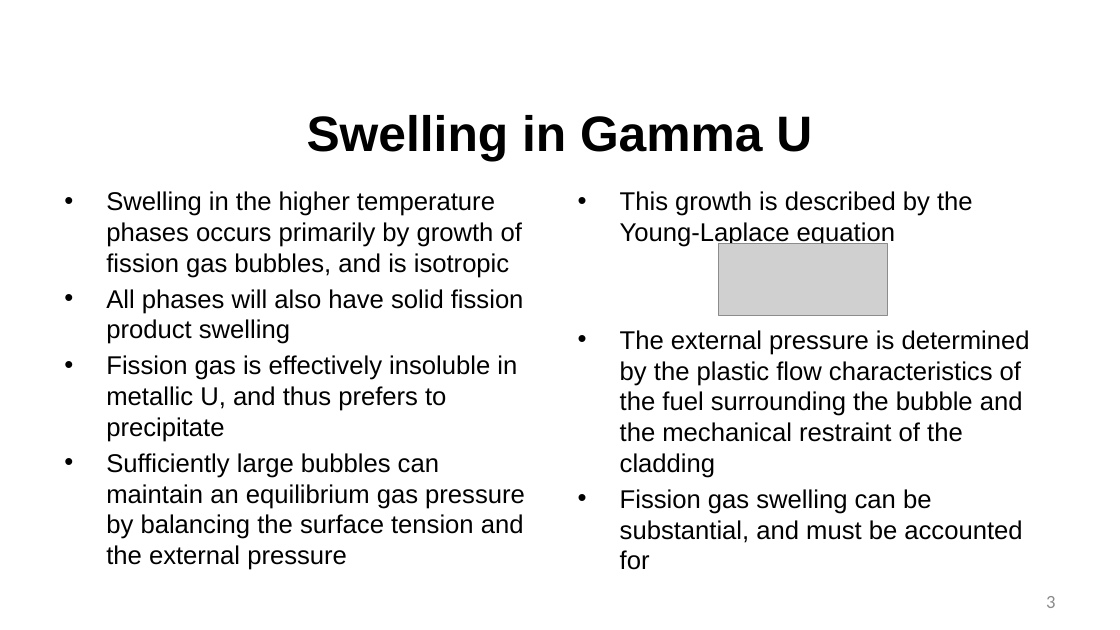
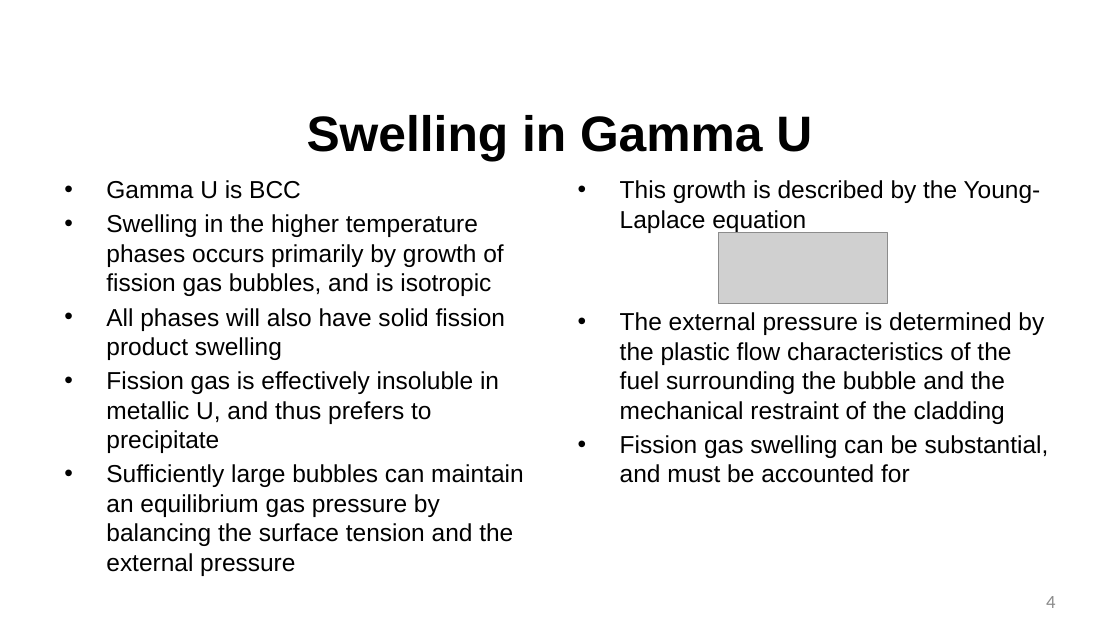
Before and after one commit to benbeeler/TEACHING, a slide deck: slide 4 of Advanced Reactor Materials/Fall2025/Lec9_SFRs.pptx (slide 3 before the commit). Drawn at 1120x630 pixels with LibreOffice and Linux fonts; fonts in the diff are those of the drawing; grey boxes stand for pictures; background and template pictures are left out. Boxes give left, top, right and bottom in pixels: in the first picture for what was removed or moved away, otherwise in the second. Text is boxed around its words. In the diff, an @@ line names an element or a change of style, - is before the commit and + after.

```diff
--- a/Advanced Reactor Materials/Fall2025/Lec9_SFRs.pptx
+++ b/Advanced Reactor Materials/Fall2025/Lec9_SFRs.pptx
@@ text "Gamma U is BCC": place and size @@
-text "Gamma U is BCC" at [106, 191, 525, 570]
+text "Gamma U is BCC" at [106, 180, 524, 576]
@@ text "This growth is described by ...": place and size @@
-text "This growth is described by ..." at [620, 191, 1030, 570]
+text "This growth is described by ..." at [620, 180, 1049, 483]
@@ text "This growth is described by ..." at [620, 180, 1049, 483]: size 22 to 21 pt @@
@@ text at [106, 180, 301, 199]: paragraph added @@
+• Gamma U is BCC
@@ text at [106, 214, 524, 576]: size 22 to 21 pt @@
@@ picture: place and size @@
-picture at [718, 244, 887, 315]
+picture at [718, 233, 887, 304]
@@ page number at [1046, 596, 1055, 608]: text changed @@
-3
+4
```
Also in this commit, not shown: 6 other slides changed, 2 slides added, 23 slides removed, 7 other files.
